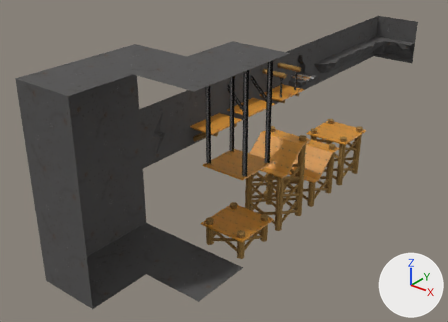
One commit to the Blender file TheUnityProject/Assets/Models/LevelTiles.blend: the scene before it, then after it.
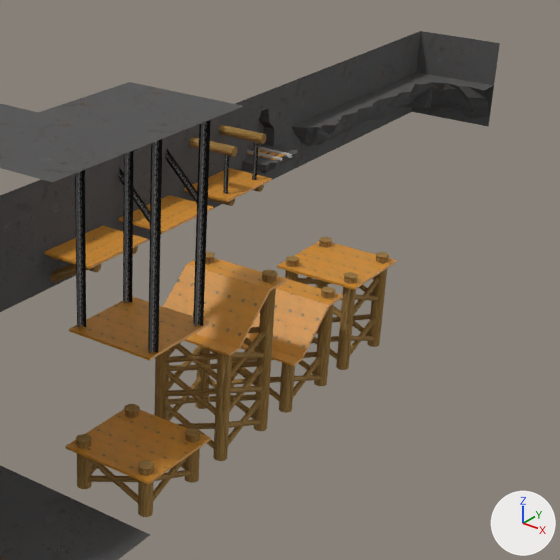
Old and new are each drawn whole from a 50 mm lens placed at (11.97, -9.12, 9.77), pointed at (-0.61, 6.61, 0.02) and again close up on the part from 37% to 100% of the width and 0% to 87% of the height. The axes (+X, +Y, +Z) are drawn at lower right. The lights are the same throughout.

The first close-up shows 'Floor', 'GroundPlatformExtension', 'GroundPlatformRamp', 'GroundPlatformRampExtended', 'GroundPlatformTop', 'GroundPlatformTopExtended', 'Platform-Chains', 'Roof', 'Roof-Chains', 'Wall-Outcrop-Corner', 'Wall-Platform1', 'Wall-Platform2'.
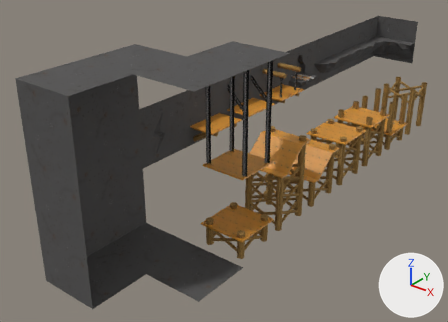
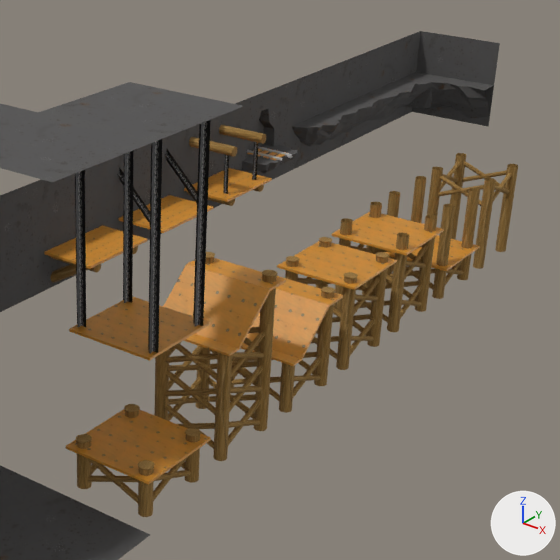
Commit message: Level Fix

Boxes (x1, y1, x2, y2) around the edits, measured in the close-ups (560 x 560 px):
'GroundPlatformTopExtendedContinous', added (orange)
    after: (332, 202, 444, 332)
    faces in mat_log (picture img_log_png): (334, 202, 437, 332)
    faces in mat_wood (picture img_wood_png): (332, 212, 444, 256)
'GroundPlatformExtensionOpened', added (brown)
    after: (427, 153, 518, 269)
'GroundPlatformTopContinous', added (brown)
    after: (384, 176, 480, 299)
    faces in mat_log (picture img_log_png): (386, 176, 480, 299)
    faces in mat_wood (picture img_wood_png): (384, 235, 480, 271)

The change, as a list of edits to the scene's bpy script:
```text
Add me_cube_023:
    me_cube_023.from_pydata(...)  # 384 vertices, 192 faces; spans x -0.71..0.71, y -0.71..0.71, z -1.0..1.0
    me_cube_023.materials.append(mat_log)  # picture img_log_png
Add me_cube_022:
    me_cube_022.from_pydata(...)  # 392 vertices, 198 faces; spans x -0.8..0.8, y -0.8..0.8, z -1.0..1.0
    # faces by material slot: [192, 6]
    me_cube_022.materials.append(mat_log)  # picture img_log_png
    me_cube_022.materials.append(mat_wood)  # picture img_wood_png
Add me_cube_012:
    me_cube_012.from_pydata(...)  # 648 vertices, 326 faces; spans x -0.8..0.8, y -0.8..0.8, z -1.0..1.0
    # faces by material slot: [6, 320]
    me_cube_012.materials.append(mat_wood)  # picture img_wood_png
    me_cube_012.materials.append(mat_log)  # picture img_log_png
Add ob_groundplatformextensionopened:
    ob_groundplatformextensionopened = bpy.data.objects.new('GroundPlatformExtensionOpened', me_cube_023)
    ob_groundplatformextensionopened.location = (2.0, 16.0, 0.0)
Add ob_groundplatformtopcontinous:
    ob_groundplatformtopcontinous = bpy.data.objects.new('GroundPlatformTopContinous', me_cube_022)
    ob_groundplatformtopcontinous.location = (2.0, 14.0, 0.0)
Add ob_groundplatformtopextendedcontinous:
    ob_groundplatformtopextendedcontinous = bpy.data.objects.new('GroundPlatformTopExtendedContinous', me_cube_012)
    ob_groundplatformtopextendedcontinous.location = (2.0, 12.0, 0.0)
```
